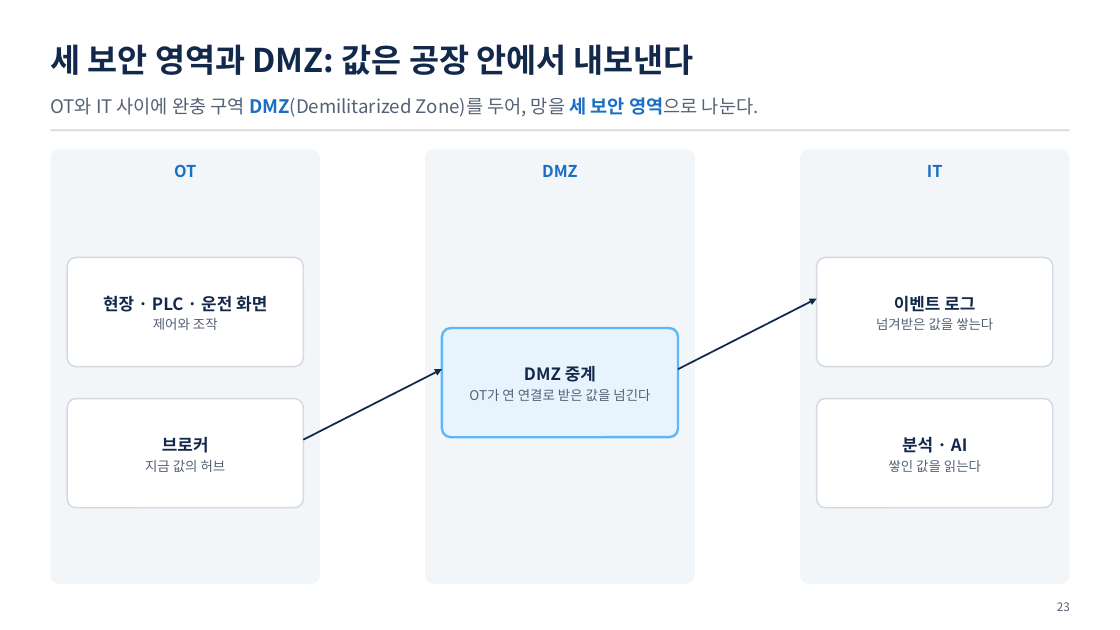
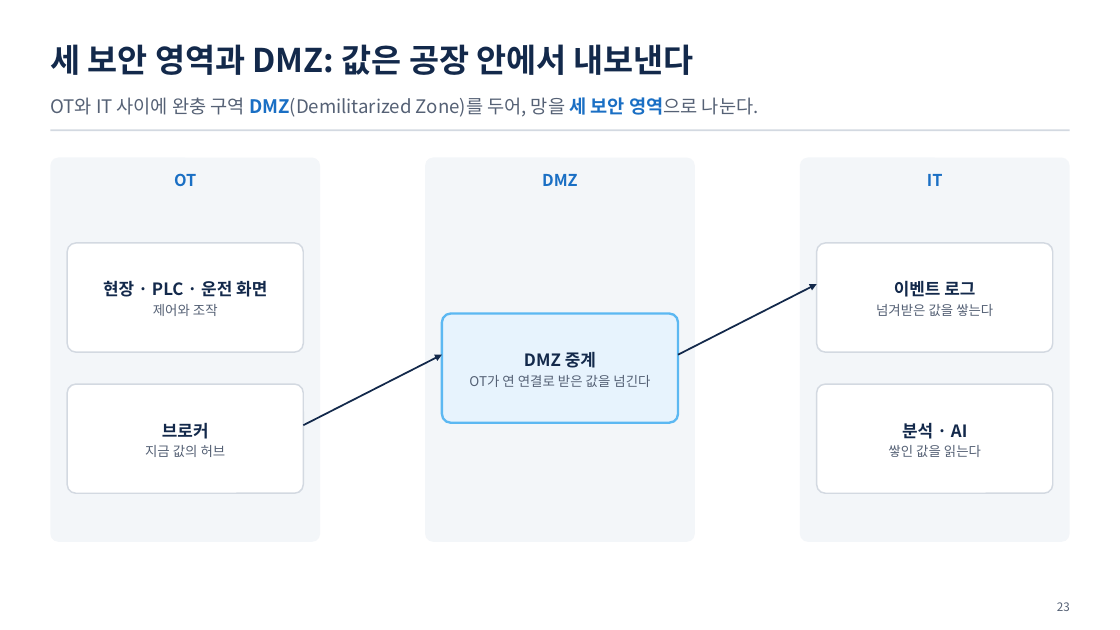
Before and after one commit to uengine-oss/hyd-iot-edu, a slide deck: slide 23 of workspace/강의제작/산출물/통합반/이론/01회차/통합반_01일차.pptx. Drawn at 1120x630 pixels with LibreOffice and Linux fonts; fonts in the diff are those of the drawing. Boxes give left, top, right and bottom in pixels: in the first picture for what was removed or moved away, otherwise in the second. Text is boxed around its words. In the diff, an @@ line names an element or a change of style, - is before the commit and + after.

```diff
--- a/workspace/강의제작/산출물/통합반/이론/01회차/통합반_01일차.pptx
+++ b/workspace/강의제작/산출물/통합반/이론/01회차/통합반_01일차.pptx
@@ rounded rectangle: place and size @@
-rounded rectangle at bbox=[50, 150, 320, 584]
+rounded rectangle at bbox=[50, 158, 320, 543]
@@ rounded rectangle: place and size @@
-rounded rectangle at bbox=[425, 150, 695, 584]
+rounded rectangle at bbox=[425, 158, 695, 543]
@@ 3 texts: place and size @@
-3 texts at bbox=[174, 164, 943, 177]
+3 texts at bbox=[174, 173, 943, 186]
@@ rounded rectangle: place and size @@
-rounded rectangle at bbox=[800, 150, 1070, 584]
+rounded rectangle at bbox=[800, 158, 1070, 543]
@@ 5 texts, 5 rounded rectangles, 2 arrows: place and size @@
-5 texts, 5 rounded rectangles, 2 arrows at bbox=[67, 257, 1053, 508]
+5 texts, 5 rounded rectangles, 2 arrows at bbox=[67, 243, 1053, 493]
```
Also in this commit, not shown: 10 other slides changed, 2 other files.
